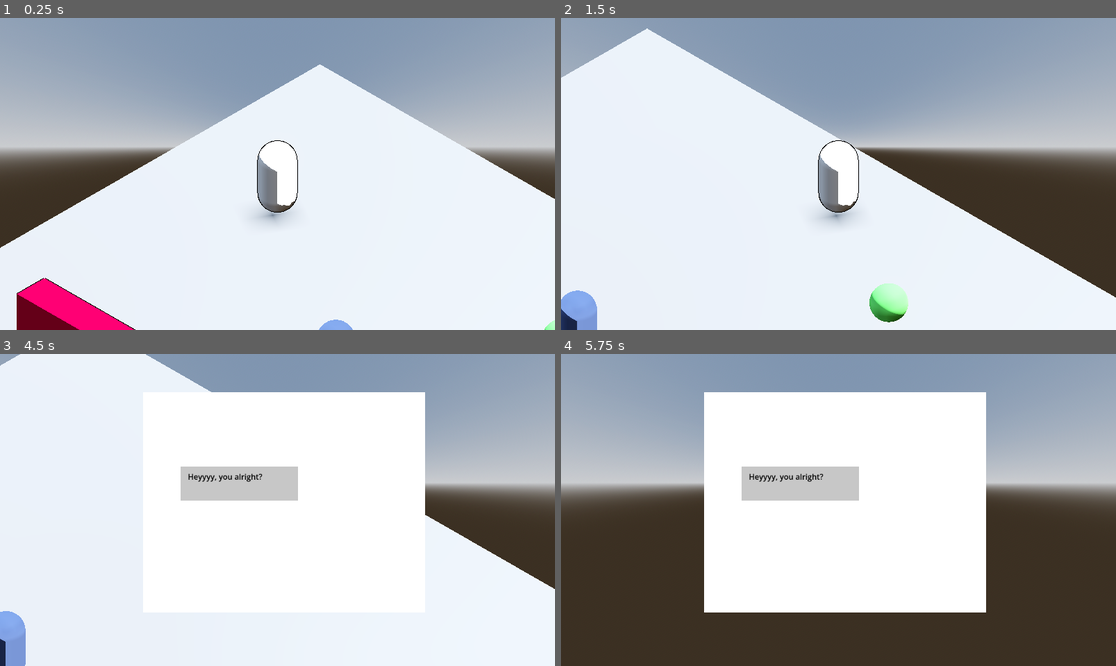
Above: before the commit, frames 1-4 (two rows, left to right).
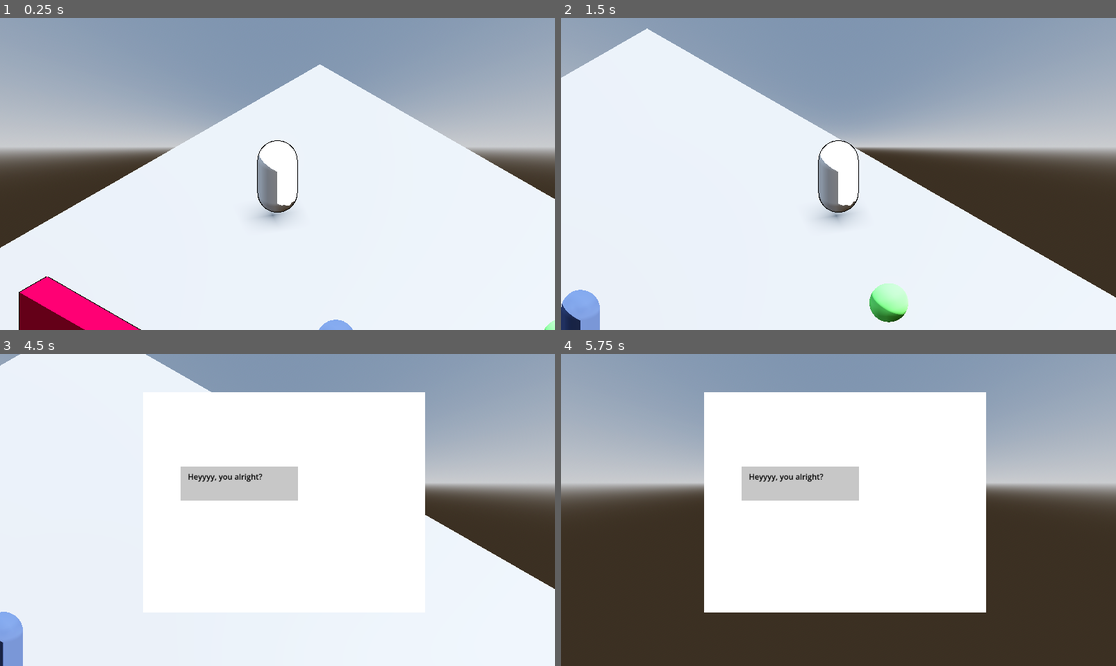
Above: after the commit, the same moments.

Repository: yashGhela/textmeback
Game: Godot game, scene res://levels/devlab.tscn
The game is run twice, just before and just after one commit, with the same random seed, the same clock (stepped at 60 frames per second) and the same inputs. The project has no main scene, so this scene is started directly.
Inputs:
- Up to frame 1 (0.25 s): no input
- Up to frame 2 (1.5 s): tap Enter (ui_accept) at 0.5, 0.77 s; hold D (right) 0.53-1.28 s; hold E (interact) 0.53-1.28 s; hold S (back) from 1.28 s (still down); tap E (interact) at 1.35 s
- Up to frame 3 (4.5 s): tap Enter (ui_accept) at 1.52, 3.02, 3.77 s; release S (back) at 2.03 s; hold D (right) 2.03-2.78 s; hold E (interact) 2.03-2.78 s; hold W (forward) 2.78-3.53 s; tap E (interact) at 2.85, 4.35 s; hold E (interact) 3.53-4.28 s; hold A (left) from 3.53 s (still down)
- Up to frame 4 (5.75 s): tap Enter (ui_accept) at 4.52 s; release A (left) at 5.03 s; hold S (back) from 5.03 s (still down); hold E (interact) from 5.03 s (still down)

The runs differ from the first frame. In frame 1, 0.4% of the frame differs, in the area x 3-26%, y 82-100%; in frame 2, 0.1%; in frame 3, 0.1%; in frame 4, nothing differs.

Commit message:
keeps getting stuck on corners

Diff:
--- a/game-elements/boss.tscn
+++ b/game-elements/boss.tscn
@@ -25,7 +25,7 @@
 points = PackedVector3Array(-0.12520654, -0.532801, -0.4805069, 0.022783129, 0.4760704, 0.49888408, 0.16971254, 0.55914 …(1084 unchanged characters)…
 
 [sub_resource type="CylinderShape3D" id="CylinderShape3D_kiwkw"]
-height = 2.2565918
+height = 2.895874
 
 [sub_resource type="SphereShape3D" id="SphereShape3D_bjyle"]
 radius = 0.94380283
@@ -76,7 +76,7 @@
 [node name="seekzone" type="Area3D" parent="." unique_id=2118083472]
 
 [node name="CollisionShape3D" type="CollisionShape3D" parent="seekzone" unique_id=1645848901]
-transform = Transform3D(1, 0, 0, 0, -4.371139e-08, -1, 0, 1, -4.371139e-08, 0, 2.2490662e-08, 1.4854736)
+transform = Transform3D(1, 0, 0, 0, -4.371139e-08, -1, 0, 1, -4.371139e-08, 0, 8.518705e-09, 1.8051147)
 shape = SubResource("CylinderShape3D_kiwkw")
 
 [node name="closezone" type="Area3D" parent="." unique_id=1163722623]
--- a/levels/devlab.tscn
+++ b/levels/devlab.tscn
@@ -28,8 +28,10 @@
 point_count = 3
 
 [sub_resource type="NavigationMesh" id="NavigationMesh_eqxup"]
-vertices = PackedVector3Array(-9.658731, 1.0912699, 3.8452463, -5.4087315, 1.0912699, 4.0952463, -1.4087315, 1.0912699, 4.0952463, -1.1587315, 1.0912699, -9.654754, -9.658731, 1.0912699, -9.654754, 0.34126854, 1.0912699, 6.0952463, -1.4087315, 1.0912699, 6.3452463, -1.1587315, 1.0912699, 9.595246, 9.591269, 1.0912699, 9.595246, 0.34126854, 1.0912699, 4.3452463, 9.591269, 1.0912699, -9.654754, -5.9087315, 1.0912699, 4.3452463, -5.6587315, 1.0912699, 6.3452463, -9.658731, 1.0912699, 9.595246)
-polygons = [PackedInt32Array(1, 0, 2), PackedInt32Array(2, 0, 4), PackedInt32Array(2, 4, 3), PackedInt32Array(6, 5, 7), PackedInt32Array(7, 5, 8), PackedInt32Array(3, 10, 9), PackedInt32Array(9, 10, 8), PackedInt32Array(8, 5, 9), PackedInt32Array(9, 2, 3), PackedInt32Array(0, 1, 11), PackedInt32Array(11, 12, 0), PackedInt32Array(0, 12, 13), PackedInt32Array(6, 7, 12), PackedInt32Array(12, 7, 13)]
+vertices = PackedVector3Array(0.34126854, 1.0912699, 5.8452463, 0.34126854, 1.0912699, 9.845246, 9.841269, 1.0912699, 9.845246, -0.15873146, 1.0912699, 3.8452463, -9.658731, 1.0912699, -9.654754, -9.658731, 1.0912699, 3.8452463, -5.6587315, 1.0912699, 3.8452463, 9.841269, 1.0912699, -9.654754, -5.6587315, 1.0912699, 6.3452463, -9.658731, 1.0912699, 9.845246)
+polygons = [PackedInt32Array(2, 1, 0), PackedInt32Array(2, 0, 3), PackedInt32Array(6, 5, 4), PackedInt32Array(3, 6, 4), PackedInt32Array(2, 3, 7), PackedInt32Array(7, 3, 4), PackedInt32Array(6, 8, 5), PackedInt32Array(5, 8, 9), PackedInt32Array(0, 1, 8), PackedInt32Array(8, 1, 9)]
+cell_size = 0.5
+border_size = 0.25
 agent_height = 1.0
 
 [sub_resource type="BoxMesh" id="BoxMesh_uf07q"]
@@ -78,7 +80,7 @@
 navigation_mesh = SubResource("NavigationMesh_eqxup")
 
 [node name="Barrier" parent="NavigationRegion3D" unique_id=1751531890 node_paths=PackedStringArray("Player") instance=ExtResource("2_3xhu2")]
-transform = Transform3D(1, 0, 0, 0, 1, 0, 0, 0, 1, -2.7238507, 1.9842508, 5.27178)
+transform = Transform3D(1, 0, 0, 0, 1, 0, 0, 0, 1, -2.7238507, 1.9842508, 5.1741805)
 Player = NodePath("../../Player")
 
 [node name="floor" type="MeshInstance3D" parent="NavigationRegion3D" unique_id=1527622563]
--- a/scripts/chase.gd
+++ b/scripts/chase.gd
@@ -34,7 +34,7 @@
 
 	var distance = boss.global_position.distance_to(player.global_position)
 
-	if distance > 4.0:
+	if distance > 7.0:
 		Transitioned.emit(self, "Scan")
 		return
 
